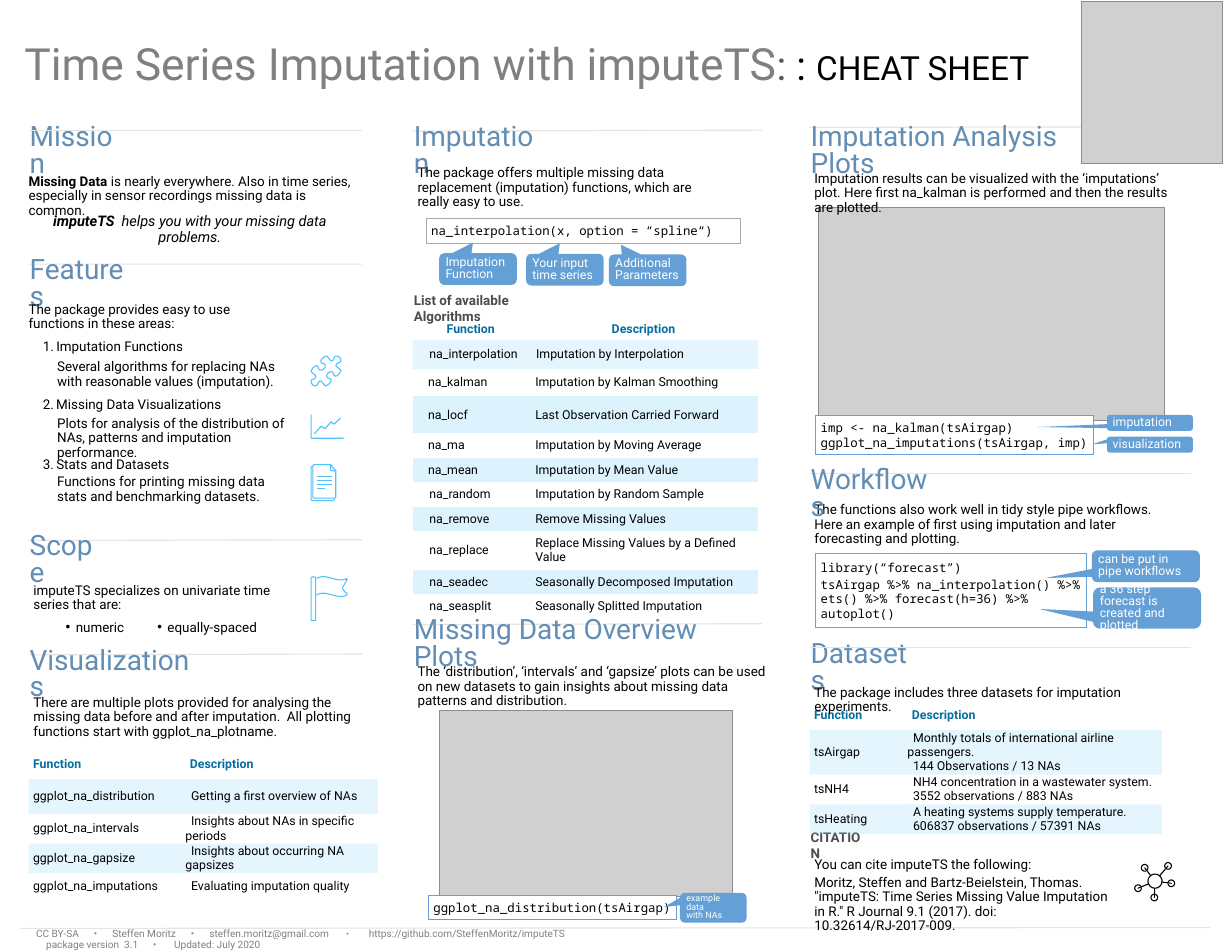
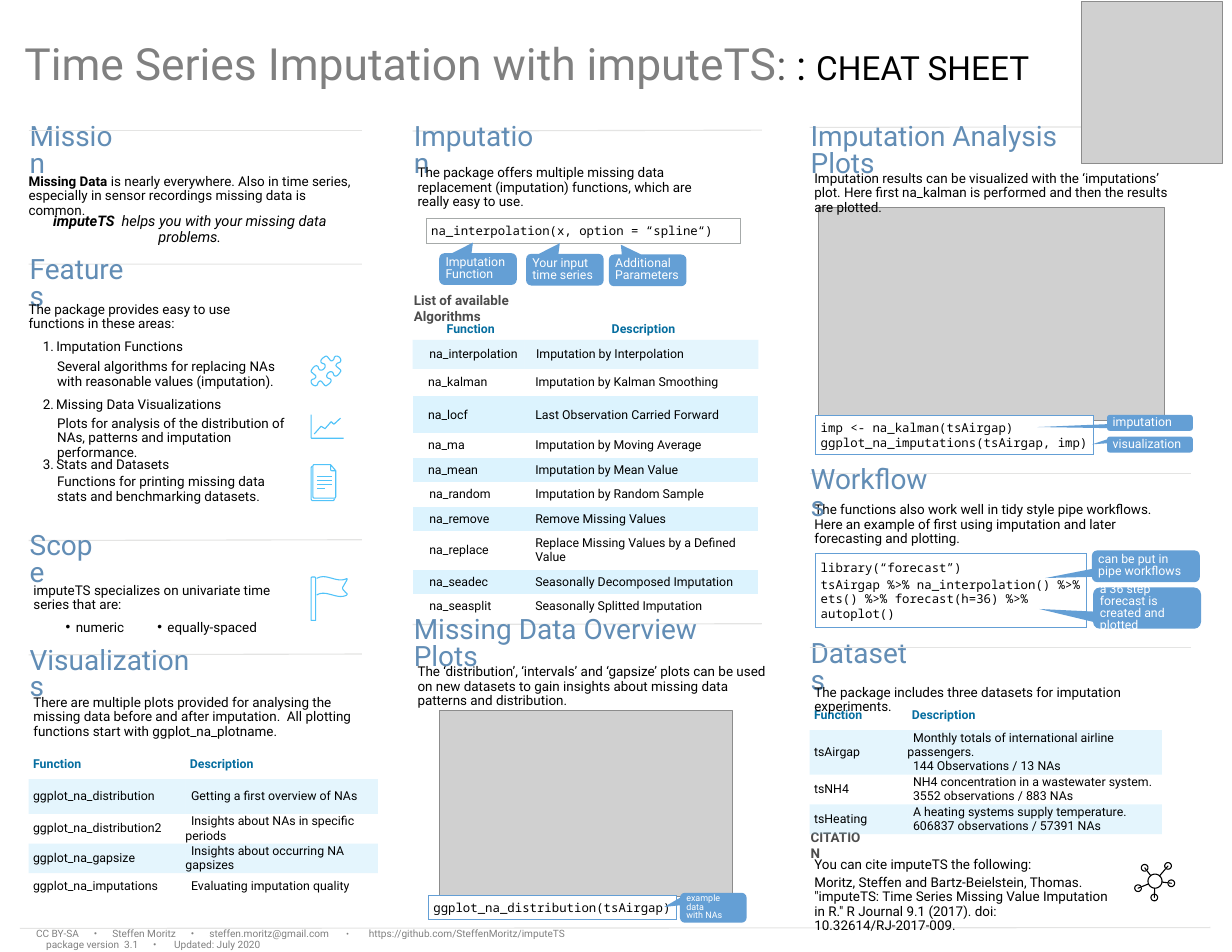
Before and after one commit to SteffenMoritz/imputeTS, a slide deck: slide 1 of docs/reference/figures/Cheat_Sheet_imputeTS.pptx. Drawn at 1232x952 pixels with LibreOffice and Linux fonts; fonts in the diff are those of the drawing; grey boxes stand for pictures. Boxes give left, top, right and bottom in pixels: in the first picture for what was removed or moved away, otherwise in the second. Text is boxed around its words. In the diff, an @@ line names an element or a change of style, - is before the commit and + after.

```diff
--- a/docs/reference/figures/Cheat_Sheet_imputeTS.pptx
+++ b/docs/reference/figures/Cheat_Sheet_imputeTS.pptx
@@ table at (x1=28, y1=757, x2=377, y2=897) @@
-row 3, column 1: ggplot_na_intervals
+row 3, column 1: ggplot_na_distribution2
```
Also in this commit, not shown: 45 other files.
